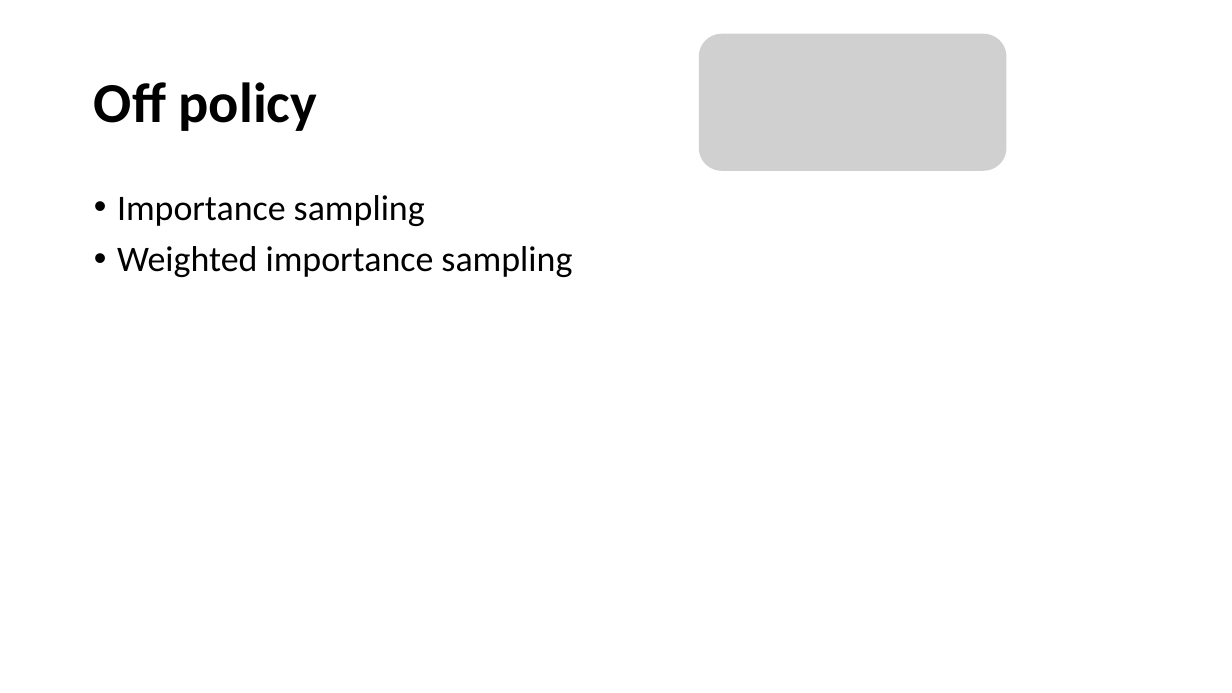
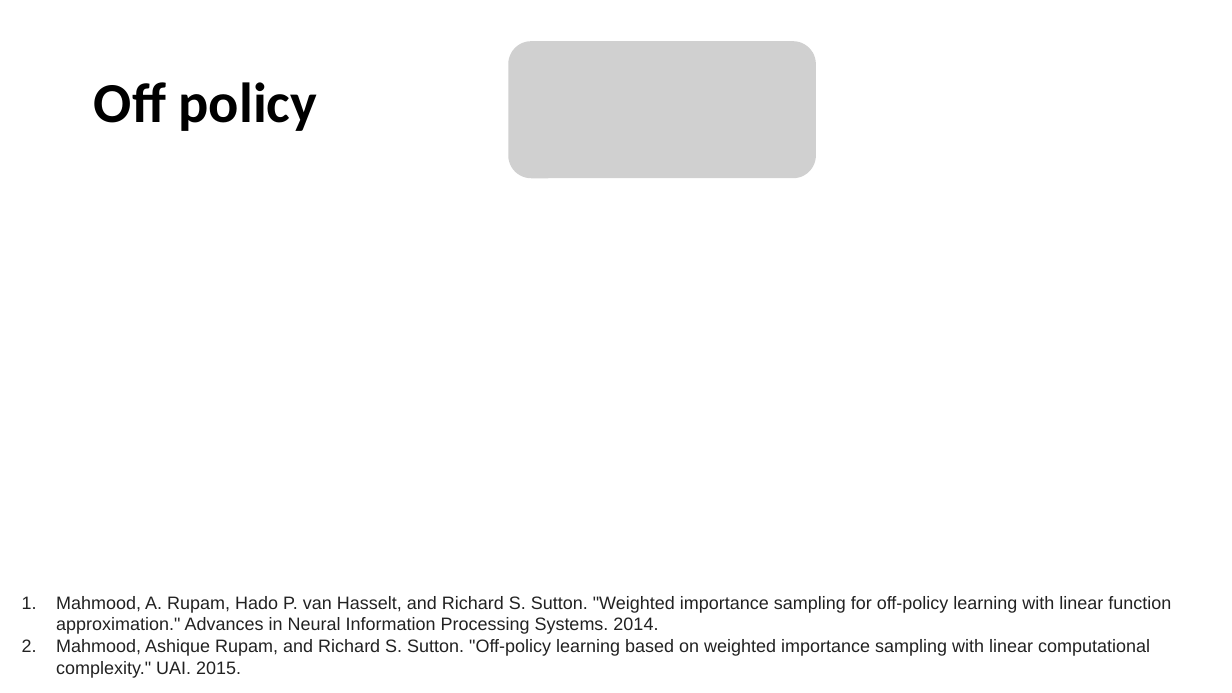
Before and after one commit to xfdywy/RL, a slide deck: slide 9 of RL analysis/RL analysis1.pptx (slide 8 before the commit). Drawn at 1232x693 pixels with LibreOffice and Linux fonts; fonts in the diff are those of the drawing; grey boxes stand for pictures. Boxes give left, top, right and bottom in pixels: in the first picture for what was removed or moved away, otherwise in the second. Text is boxed around its words. In the diff, an @@ line names an element or a change of style, - is before the commit and + after.

```diff
--- a/RL analysis/RL analysis1.pptx
+++ b/RL analysis/RL analysis1.pptx
@@ picture: place and size @@
-picture at [699,34,1006,171]
+picture at [508,42,816,178]
@@ text removed at [117,195,572,277] @@
-• Importance sampling
-• Weighted importance sampling
@@ text added at [56,596,1171,678], 14 pt, text #222222 @@
+1. Mahmood, A. Rupam, Hado P. van Hasselt, and Richard S. Sutton. "Weighted importance sampling for off-policy learning with linear function approximation." Advances in Neural Information Processing Systems. 2014.
+2. Mahmood, Ashique Rupam, and Richard S. Sutton. "Off-policy learning based on weighted importance sampling with linear computational complexity." UAI. 2015.
```
Also in this commit, not shown: 11 other slides changed, 22 slides added, 3 slides removed, 1 other file.
